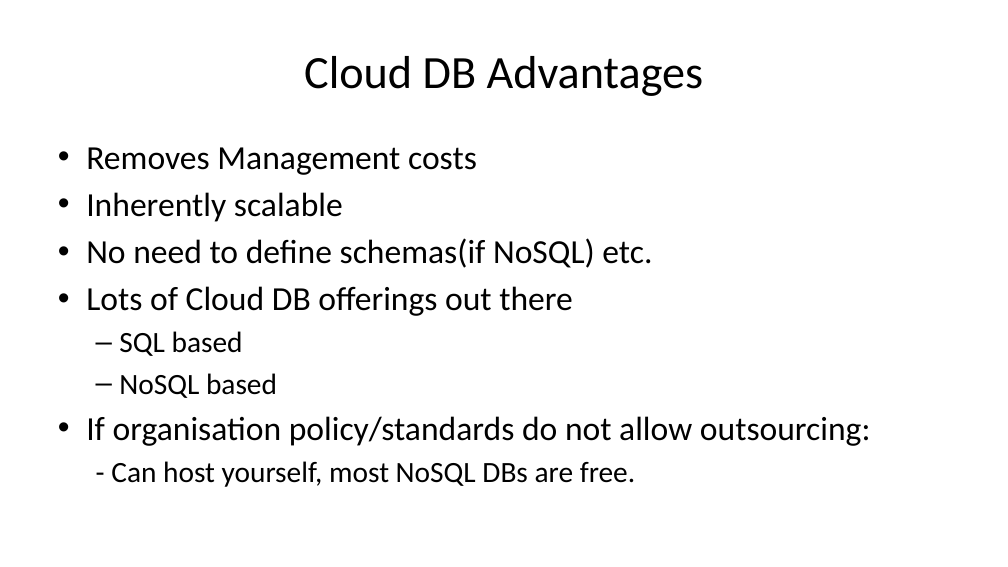
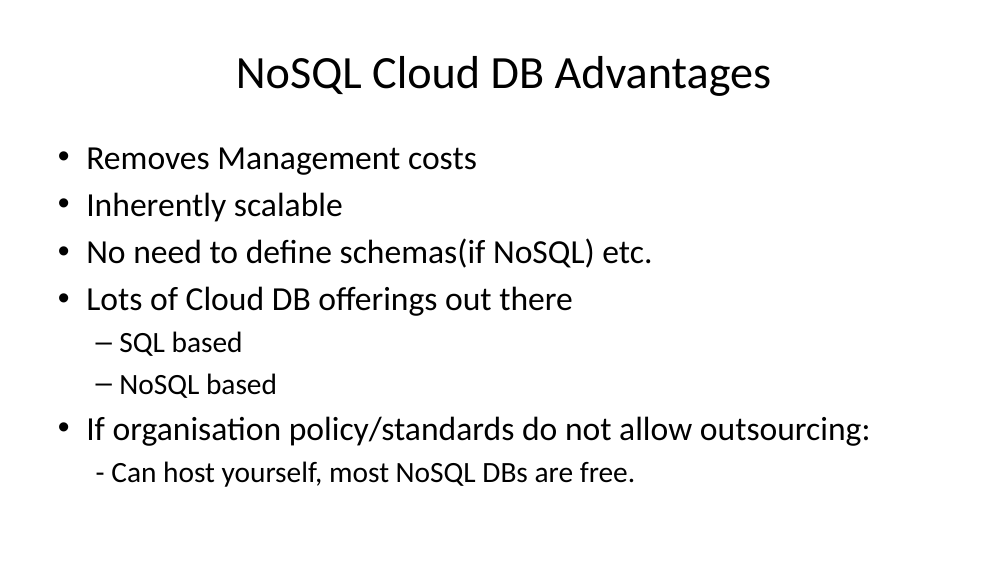
Before and after one commit to diarmuidoconnor/wad2, a slide deck: slide 8 of topic09/talk-0/mongoDB-2020.pptx (slide 7 before the commit). Drawn at 1008x567 pixels with LibreOffice and Linux fonts; fonts in the diff are those of the drawing. Boxes give left, top, right and bottom in pixels: in the first picture for what was removed or moved away, otherwise in the second. Text is boxed around its words. In the diff, an @@ line names an element or a change of style, - is before the commit and + after.

```diff
--- a/topic09/talk-0/mongoDB-2020.pptx
+++ b/topic09/talk-0/mongoDB-2020.pptx
@@ title at (236, 56, 772, 96): text changed @@
-Cloud DB Advantages
+NoSQL Cloud DB Advantages
```
Also in this commit, not shown: 3 other slides changed, 1 slide added, 1 slide removed, 23 other files.
